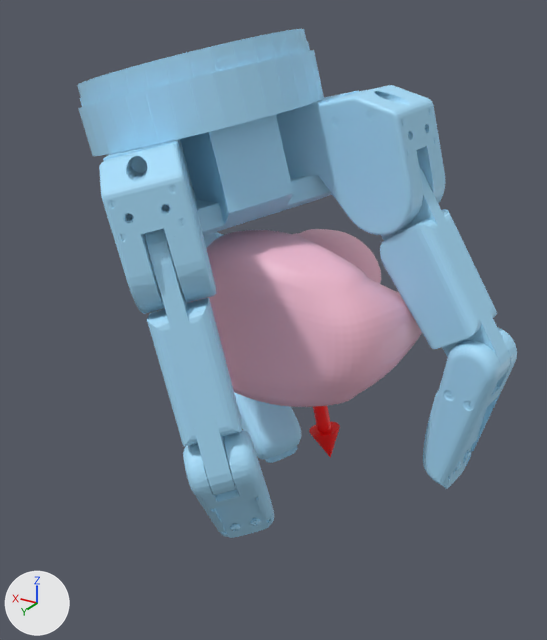
Two versions of the glTF model static/assets/cond/Barrett/contactdb+rubber_duck/9.glb, one commit apart.
One viewpoint serves both versions: a camera (50 mm lens) standing at (-0.137, 0.249, 0.115) and looking at (0.002, 0.018, -0.001). Arrows for +X, +Y and +Z are at lower left; the lights stay in place. Where no turn or scale is listed for an object, it has been applied to the vertices. Vertices at the same position are counted once.

Names of what the first picture shows: 'geometry_1', 'geometry_2', 'rubber_duck.stl'.
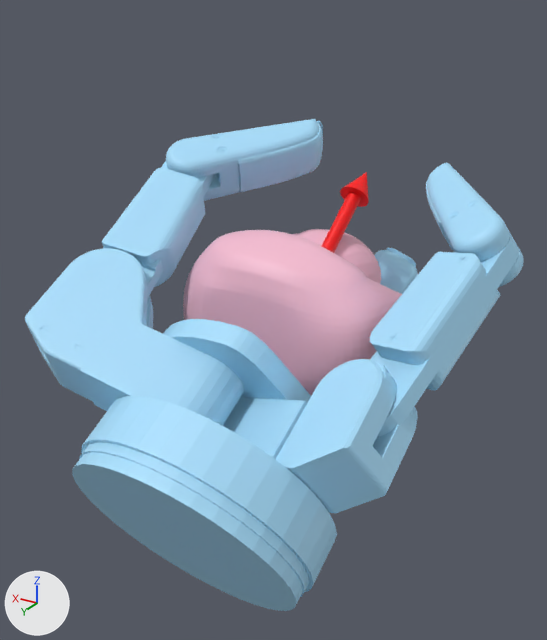
Pixel boxes (x1, y1, x2, y2) of what changed, in the pictures (547 x 640 px; the box of a moved part takes in the faces that stretch with it):
'geometry_1', reshaped (13% wider): before (77, 29, 517, 538); after (25, 119, 524, 611)
'geometry_2', reshaped: before (309, 406, 340, 457); after (322, 172, 369, 253)
part 1 of me_geometry_1, moved or reshaped: before (380, 166, 510, 380); after (370, 233, 519, 438)
part 2 of me_geometry_1, moved or reshaped: before (423, 327, 517, 489); after (426, 163, 524, 287)
part 3 of me_geometry_1, moved or reshaped (not visible afterwards): before (203, 232, 223, 248)
part 4 of me_geometry_1, added (blue): after (374, 248, 418, 294)
part 5 of me_geometry_1, moved or reshaped: before (145, 229, 242, 495); after (102, 161, 214, 299)
part 6 of me_geometry_1, added (blue): after (166, 119, 323, 201)
part 7 of me_geometry_1, added (blue): after (276, 359, 417, 513)
part 8 of me_geometry_1, deleted (blue): before (99, 139, 216, 313)
part 9 of me_geometry_1, deleted (blue): before (276, 85, 445, 235)
part 10 of me_geometry_1, deleted (blue): before (77, 29, 332, 236)
part 11 of me_geometry_1, moved or reshaped: before (183, 392, 301, 538); after (25, 248, 337, 611)

Diff of the bpy script that builds the scene:
```diff
--- a/static/assets/cond/Barrett/contactdb+rubber_duck/9.glb.py
+++ b/static/assets/cond/Barrett/contactdb+rubber_duck/9.glb.py
@@ me_geometry_1 @@
-me_geometry_1.from_pydata(...)  # 8693 vertices, 17330 faces; spans x -0.085..0.087, y -0.037..0.09, z -0.081..0.104
+me_geometry_1.from_pydata(...)  # 8696 vertices, 17330 faces; spans x -0.083..0.067, y -0.077..0.113, z -0.108..0.067
+# me_geometry_1 part 1: the loose piece of 449 vertices spanning x -0.084..-0.022, y -0.014..0.01, z -0.016..0.064 is multiplied about its middle by the matrix ((0.789, -0.544, -0.285), (0.071, -0.38, 0.922), (-0.61, -0.748, -0.262)), then moved by (-0.009, 0.026, -0.012)
+# me_geometry_1 part 2: the loose piece of 1647 vertices spanning x -0.085..-0.057, y -0.018..0.012, z -0.065..0.004 is multiplied about its middle by the matrix ((0.758, -0.545, -0.36), (0.148, -0.393, 0.907), (-0.636, -0.741, -0.218)), then moved by (0.013, -0.023, 0.068)
+# me_geometry_1 part 3: the loose piece of 449 vertices spanning x 0.04..0.08, y -0.035..-0.005, z -0.051..0.04 is multiplied about its middle by the matrix ((-0.061, -0.996, 0.061), (-0.223, 0.073, 0.972), (-0.973, 0.046, -0.226)), then moved by (-0.054, -0.002, -0.06)
+# me_geometry_1 part 4: the loose piece of 1647 vertices spanning x 0.004..0.063, y -0.037..0.006, z -0.08..-0.031 is copied, and the copy is multiplied about its middle by the matrix ((-0.052, -0.993, 0.104), (-0.294, 0.115, 0.949), (-0.954, 0.019, -0.298)), then moved by (-0.035, -0.047, 0.027); it spans x -0.023..0.021, y -0.077..-0.044, z -0.061..0.005
+# me_geometry_1 part 5: the loose piece of 449 vertices spanning x -0.023..0.025, y 0.056..0.086, z -0.039..0.05 is multiplied about its middle by the matrix ((-0.773, 0.594, 0.222), (0.52, 0.392, 0.759), (0.364, 0.702, -0.612)), then moved by (0.048, -0.042, 0.023)
+# me_geometry_1 part 6: the loose piece of 1647 vertices spanning x 0.004..0.063, y -0.037..0.006, z -0.08..-0.031 is copied, and the copy is multiplied about its middle by the matrix ((0.933, -0.31, -0.18), (0.04, -0.409, 0.912), (-0.356, -0.858, -0.369)), then moved by (0.004, -0.004, 0.107); it spans x 0.01..0.065, y -0.049..0.01, z 0.034..0.067
+# me_geometry_1 part 7: a new loose piece of 211 vertices spanning x -0.07..-0.036, y 0.038..0.085, z -0.036..0.009, in mat_defaultmaterial_001
+# me_geometry_1 part 8: the loose piece of 925 vertices spanning x -0.009..0.06, y 0.018..0.09, z 0.021..0.072 is deleted
+# me_geometry_1 part 9: the loose piece of 925 vertices spanning x -0.052..0.033, y -0.023..0.013, z 0.036..0.085 is deleted
+# me_geometry_1 part 10: the loose piece of 347 vertices spanning x -0.012..0.082, y -0.035..0.056, z 0.025..0.104 is deleted
+# me_geometry_1 part 11: 4 vertices moved within x 0.001..0.02, y -0.004..0.077, z -0.074..-0.026; 3288 vertices removed from x -0.025..0.063, y -0.037..0.087, z -0.081..-0.018; 2191 vertices added at x -0.053..0.067, y -0.009..0.113, z -0.108..0.029
 me_geometry_1.materials.append(mat_defaultmaterial_001)
@@ me_geometry_2 @@
 me_geometry_2.from_pydata(...)  # 75 vertices, 144 faces; spans x -0.0188..0.0029, y -0.0073..0.0059, z -0.0683..0.0007
+# me_geometry_2 part 12: the whole mesh is multiplied about the mesh origin by the matrix ((0.956, -0.231, -0.183), (0.013, -0.589, 0.808), (-0.294, -0.775, -0.56))
 me_geometry_2.materials.append(mat_defaultmaterial_002)
```
